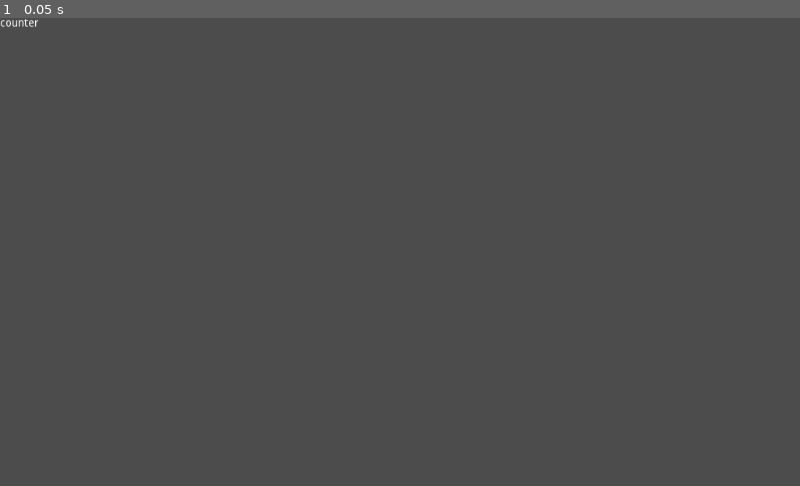
Above: before the commit, frame 1.
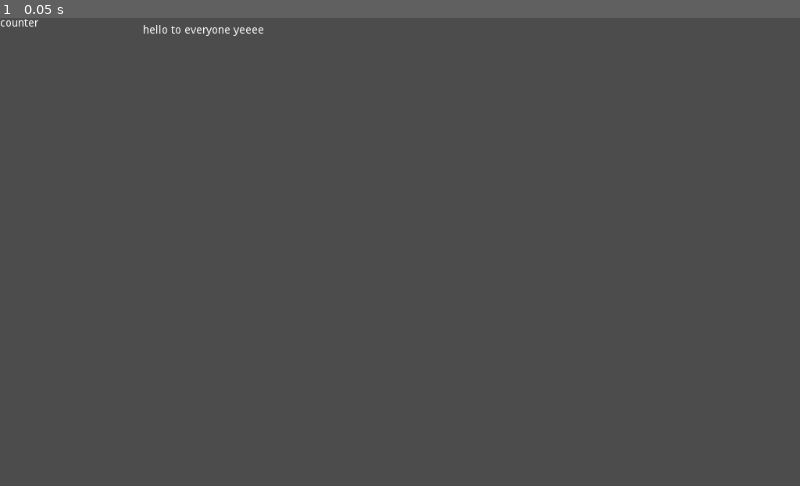
Above: after the commit, the same moment.

Repository: Aedan-S/Email-Simulator
Game: Godot game, scene res://Sunniva/Label.tscn
The game is run twice, just before and just after one commit, with the same random seed, the same clock (stepped at 60 frames per second) and the same inputs. This scene is started directly instead of the project's main scene.
Inputs:
- Up to frame 1 (0.05 s): no input

The runs differ from the first frame. In frame 1, 0.1% of the frame differs, in the area x 17-33%, y 1-4%.

Commit message:
You can now change text

Diff:
--- a/Sunniva/Label.gd
+++ b/Sunniva/Label.gd
@@ -6,12 +6,16 @@
 # var b = "text"
 var counter = 0
 var YourLabel
+var YourText
 
 # Called when the node enters the scene tree for the first time.
 func _ready():
 	YourLabel = get_node("Label")
 	YourLabel.text = str("counter")
 
+	YourText = get_node("RichTextLabel")
+	YourText.text = str("hello to everyone yeeee")
+
 
 # Called every frame. 'delta' is the elapsed time since the previous frame.
 #func _process(delta):
--- a/Sunniva/Label.tscn
+++ b/Sunniva/Label.tscn
@@ -13,3 +13,9 @@
 [node name="Label" type="Label" parent="."]
 margin_right = 208.0
 margin_bottom = 108.0
+
+[node name="RichTextLabel" type="RichTextLabel" parent="."]
+margin_left = 183.0
+margin_top = 9.0
+margin_right = 358.0
+margin_bottom = 126.0
